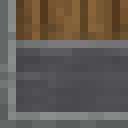
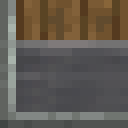
Revision of a layered 128 x 128 image; what changed, layer by layer:
added layer "Calque copié #1" above "monitor_normal_39.png" over [0, 0, 128, 128]
hid "monitor_normal_39.png" over [0, 0, 128, 128]
